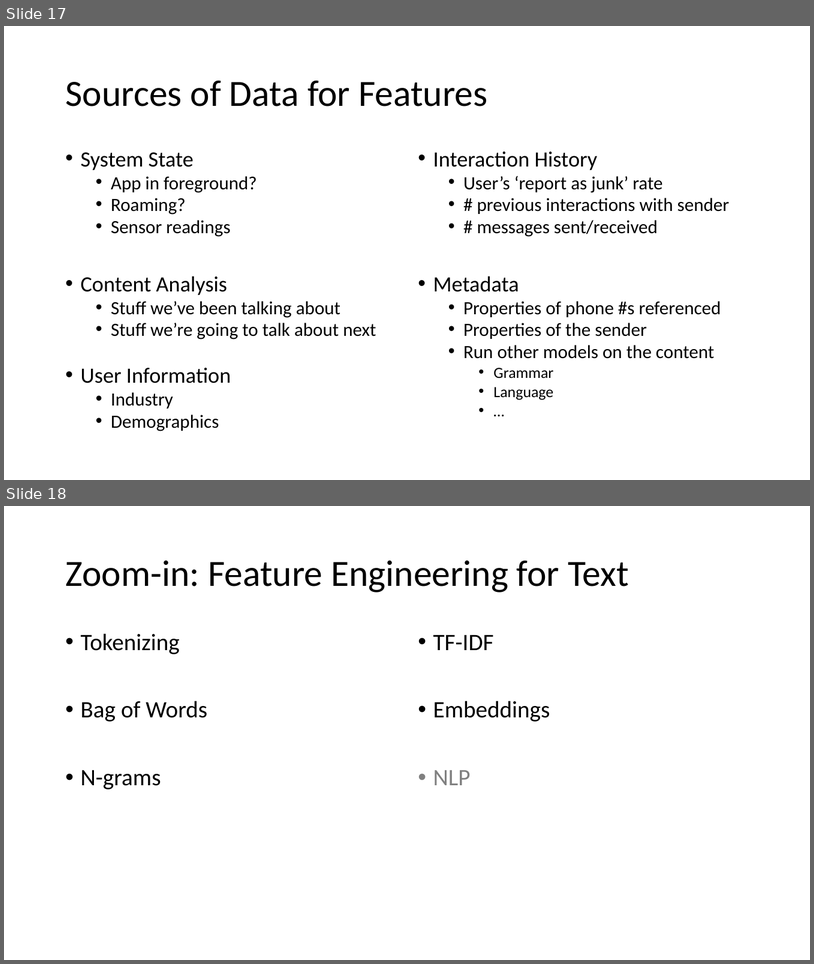
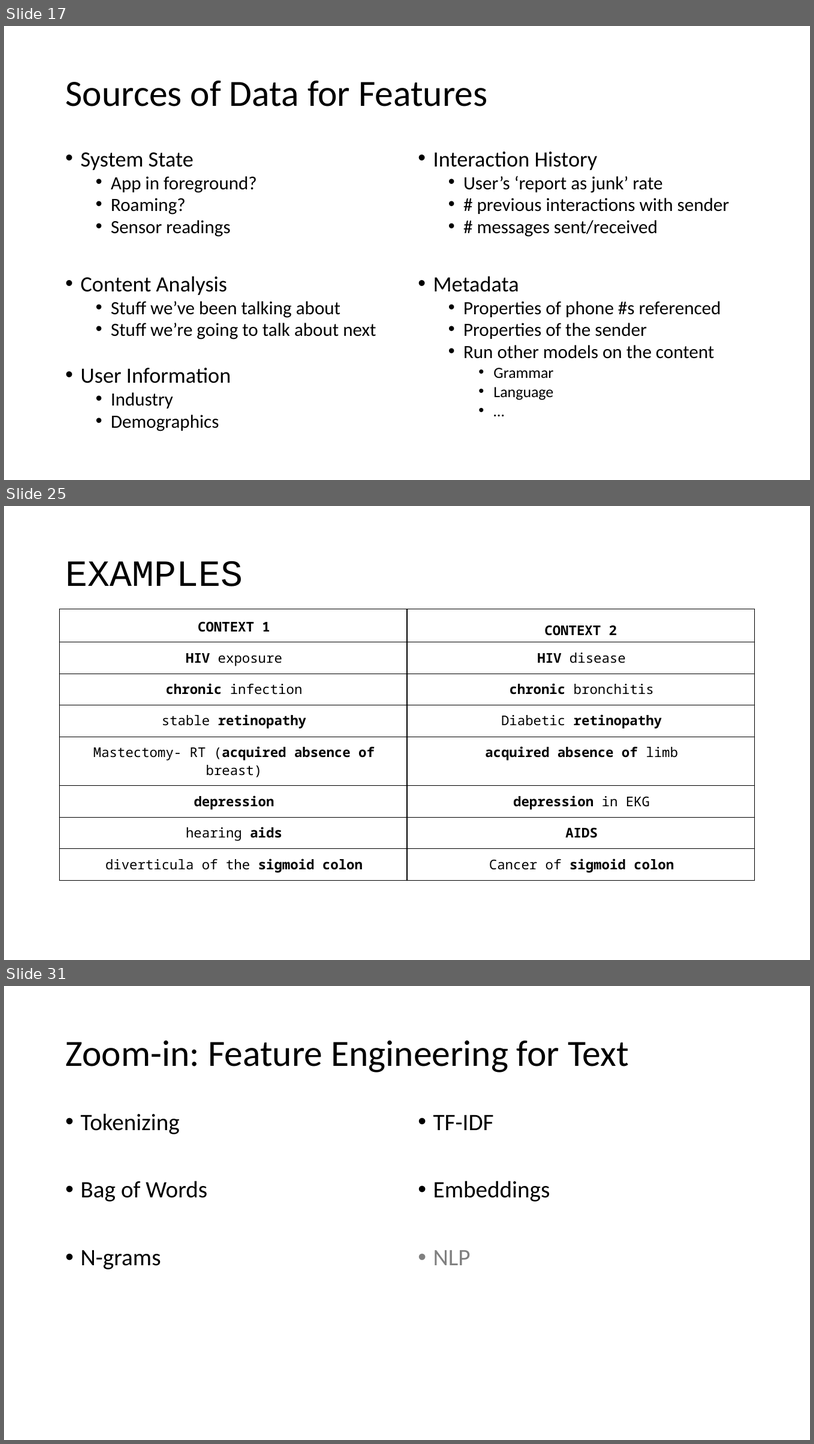
Before and after one commit to maelstromdat/MediTechBigData, a slide deck: 5. Adv. Feature Engineering.pptx. Shown one above the other, each under a label of ours: slides 17 and 18 before the commit, slides 17, 25 and 31 after it; the slides between them are not shown. The pictures are 814x964 and 814x1444 pixels, drawn with LibreOffice and Linux fonts; fonts in the diff are those of the drawing. Boxes give left, top, right and bottom in pixels: in the first picture for what was removed or moved away, otherwise in the second. Text is boxed around its words. In the diff, an @@ line names an element or a change of style, - is before the commit and + after.

```diff
--- a/5. Adv. Feature Engineering.pptx
+++ b/5. Adv. Feature Engineering.pptx
@@ slide 25 added at <box>4,506,810,960</box>, background #FFFFFF @@
@@ title added at <box>65,561,243,586</box>, 44 pt, text #000000 @@
+EXAMPLES
@@ table added at <box>60,609,755,874</box>, 8 rows, 2 columns @@
+CONTEXT 1 | CONTEXT 2
+HIV exposure | HIV disease
+chronic infection | chronic bronchitis
+stable retinopathy | Diabetic retinopathy
+Mastectomy- RT (acquired absence of breast) | acquired absence of limb
+depression | depression in EKG
+hearing aids | AIDS
+diverticula of the sigmoid colon | Cancer of sigmoid colon
@@ what was slide 18 is now slide 31 @@
```
Also in this commit, not shown: 1 slide changed, 13 other slides added, 1 slide removed, 1 other file.
